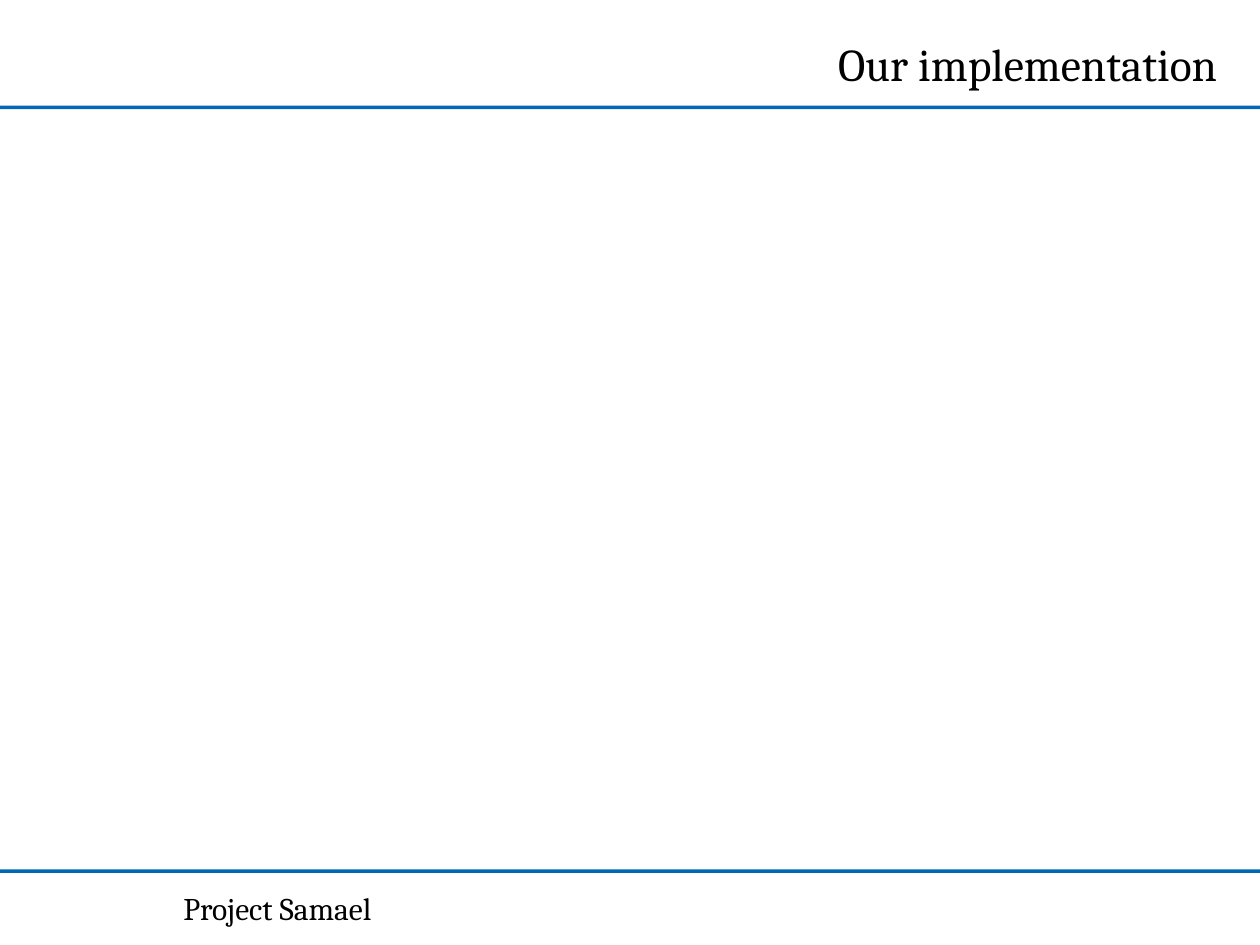
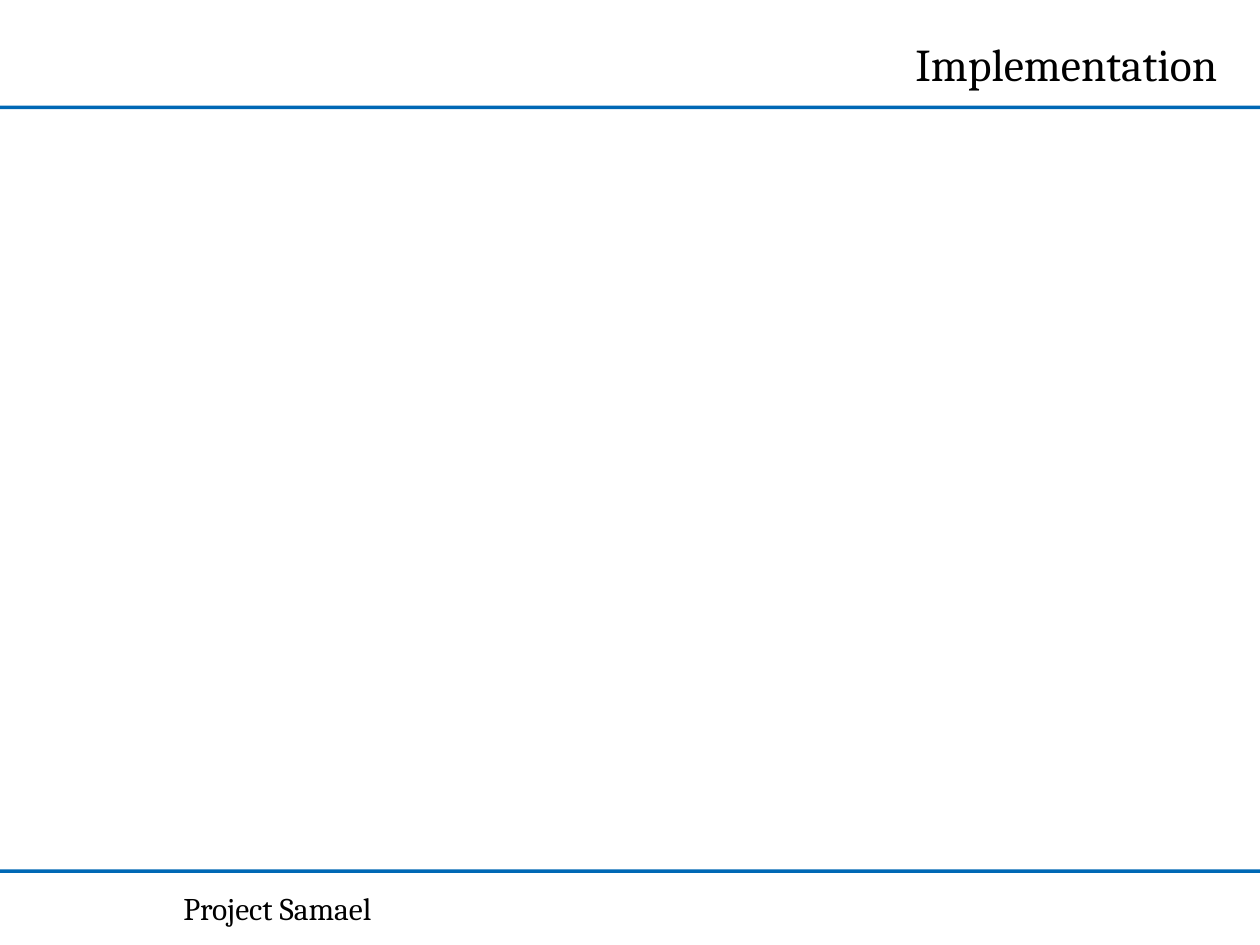
Before and after one commit to NPTricky/img-classification-ss13, a slide deck: slide 4 of doc/PPT-2013-07-10/m3-presentation.ppt. Drawn at 1260x945 pixels with LibreOffice and Linux fonts; fonts in the diff are those of the drawing; background and template pictures are left out. Boxes give left, top, right and bottom in pixels: in the first picture for what was removed or moved away, otherwise in the second. Text is boxed around its words. In the diff, an @@ line names an element or a change of style, - is before the commit and + after.

```diff
--- a/doc/PPT-2013-07-10/m3-presentation.ppt
+++ b/doc/PPT-2013-07-10/m3-presentation.ppt
@@ text in free at box(915, 49, 1217, 91): text changed @@
-Our implementation
+Implementation
```
Also in this commit, not shown: 2 other slides changed, 1 slide added, 1 other file.
